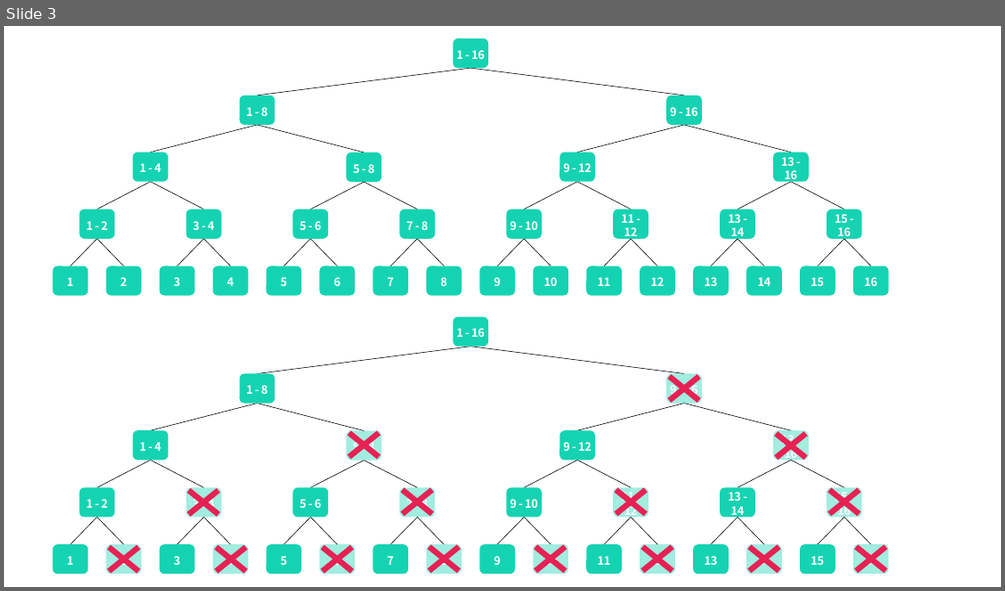
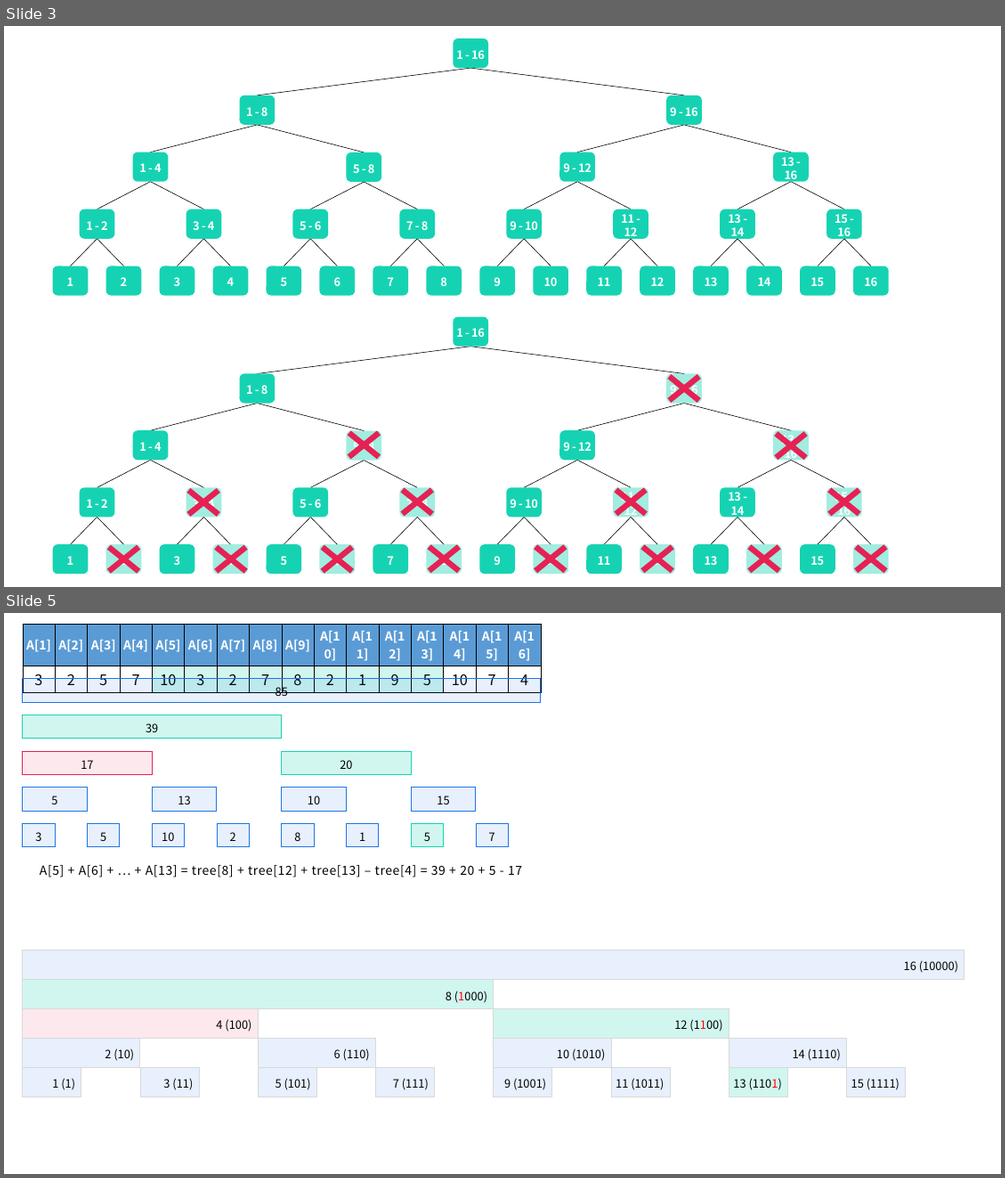
Before and after one commit to siwon-park/Algorithm-DataStructure, a slide deck: 99_PPT이미지/pptx.pptx. Shown one above the other, each under a label of ours: slide 3 before the commit, slides 3 and 5 after it; the slides between them are not shown. The pictures are 1005x591 and 1005x1178 pixels, drawn with LibreOffice and Linux fonts; fonts in the diff are those of the drawing. Boxes give left, top, right and bottom in pixels: in the first picture for what was removed or moved away, otherwise in the second. Text is boxed around its words. In the diff, an @@ line names an element or a change of style, - is before the commit and + after.

```diff
--- a/99_PPT이미지/pptx.pptx
+++ b/99_PPT이미지/pptx.pptx
@@ slide 5 added at box(4, 613, 1001, 1174), background #FFFFFF @@
@@ table added at box(23, 624, 537, 689), 2 rows, 16 columns @@
+A[1] | A[2] | A[3] | A[4] | A[5] | A[6] | A[7] | A[8] | A[9] | A[10] | A[11] | A[12] | A[13] | A[14] | A[15] | A[16]
+3 | 2 | 5 | 7 | 10 | 3 | 2 | 7 | 8 | 2 | 1 | 9 | 5 | 10 | 7 | 4
@@ rectangle added at box(23, 679, 541, 702), fill #1D75E5 at 10% opacity, outline #1D75E5 0.75 pt, 11 pt, text #000000 @@
+85
@@ rectangle added at box(23, 714, 282, 738), fill #15D3B2 at 20% opacity, outline #15D3B2 0.75 pt, 11 pt, text #000000 @@
+39
@@ rectangle added at box(23, 751, 152, 774), fill #E62154 at 10% opacity, outline #E62154 0.75 pt, 11 pt, text #000000 @@
+17
@@ rectangle added at box(282, 751, 411, 774), fill #15D3B2 at 20% opacity, outline #15D3B2 0.75 pt, 11 pt, text #000000 @@
+20
@@ group added at box(23, 787, 476, 811): 4 rectangles @@
+5
+13
+10
+15
@@ group added at box(23, 823, 508, 846): 8 rectangles @@
+3
+5
+10
+2
+8
+1
+5
+7
@@ text added at box(40, 865, 522, 877), 12 pt, text #000000 @@
+A[5] + A[6] + … + A[13] = tree[8] + tree[12] + tree[13] – tree[4] = 39 + 20 + 5 - 17
@@ rectangle added at box(23, 950, 965, 980), fill #1D75E5 at 10% opacity, outline #D9D9D9 0.75 pt, 11 pt, text #000000 @@
+16 (10000)
@@ rectangle added at box(23, 980, 494, 1008), fill #15D3B2 at 20% opacity, outline #D9D9D9 0.75 pt, 11 pt, text #000000 @@
+8 (1000)
@@ rectangle added at box(23, 1008, 259, 1038), fill #E62154 at 10% opacity, outline #D9D9D9 0.75 pt, 11 pt, text #000000 @@
+4 (100)
@@ rectangle added at box(494, 1008, 729, 1038), fill #15D3B2 at 20% opacity, outline #D9D9D9 0.75 pt, 11 pt, text #000000 @@
+12 (1100)
@@ rectangle added at box(23, 1038, 140, 1067), fill #1D75E5 at 10% opacity, outline #D9D9D9 0.75 pt, 11 pt, text #000000 @@
+2 (10)
@@ rectangle added at box(259, 1038, 376, 1067), fill #1D75E5 at 10% opacity, outline #D9D9D9 0.75 pt, 11 pt, text #000000 @@
+6 (110)
@@ rectangle added at box(494, 1038, 611, 1067), fill #1D75E5 at 10% opacity, outline #D9D9D9 0.75 pt, 11 pt, text #000000 @@
+10 (1010)
@@ rectangle added at box(729, 1038, 847, 1067), fill #1D75E5 at 10% opacity, outline #D9D9D9 0.75 pt, 11 pt, text #000000 @@
+14 (1110)
@@ rectangle added at box(23, 1068, 81, 1097), fill #1D75E5 at 10% opacity, outline #D9D9D9 0.75 pt, 11 pt, text #000000 @@
+1 (1)
@@ rectangle added at box(140, 1068, 199, 1097), fill #1D75E5 at 10% opacity, outline #D9D9D9 0.75 pt, 11 pt, text #000000 @@
+3 (11)
@@ rectangle added at box(259, 1068, 317, 1097), fill #1D75E5 at 10% opacity, outline #D9D9D9 0.75 pt, 11 pt, text #000000 @@
+5 (101)
@@ rectangle added at box(376, 1068, 435, 1097), fill #1D75E5 at 10% opacity, outline #D9D9D9 0.75 pt, 11 pt, text #000000 @@
+7 (111)
@@ rectangle added at box(494, 1068, 553, 1097), fill #1D75E5 at 10% opacity, outline #D9D9D9 0.75 pt, 11 pt, text #000000 @@
+9 (1001)
@@ rectangle added at box(611, 1068, 671, 1097), fill #1D75E5 at 10% opacity, outline #D9D9D9 0.75 pt, 11 pt, text #000000 @@
+11 (1011)
@@ rectangle added at box(729, 1068, 788, 1097), fill #15D3B2 at 20% opacity, outline #D9D9D9 0.75 pt, 11 pt, text #000000 @@
+13 (1101)
@@ rectangle added at box(847, 1068, 906, 1097), fill #1D75E5 at 10% opacity, outline #D9D9D9 0.75 pt, 11 pt, text #000000 @@
+15 (1111)
```
Also in this commit, not shown: 3 other slides added, 2 other files.
